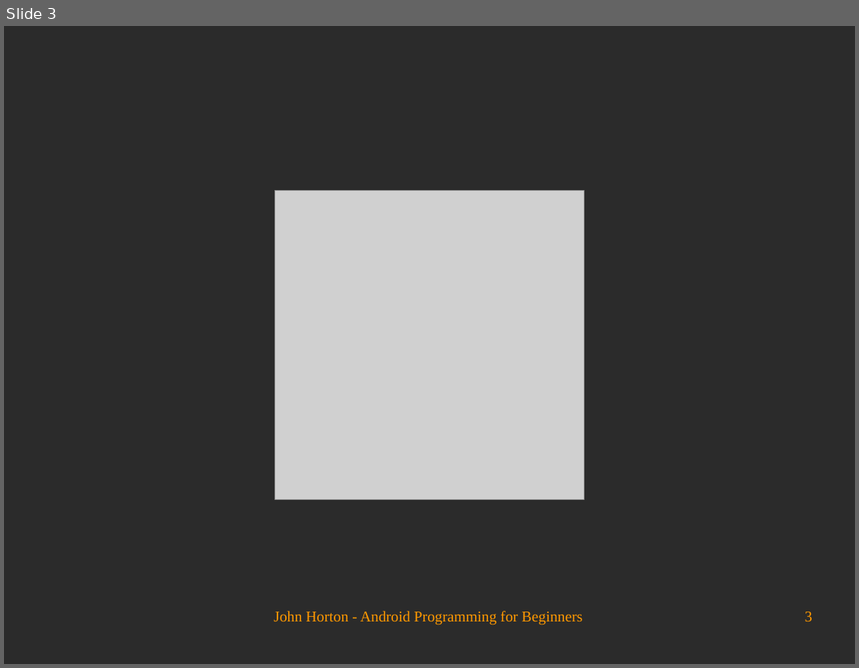
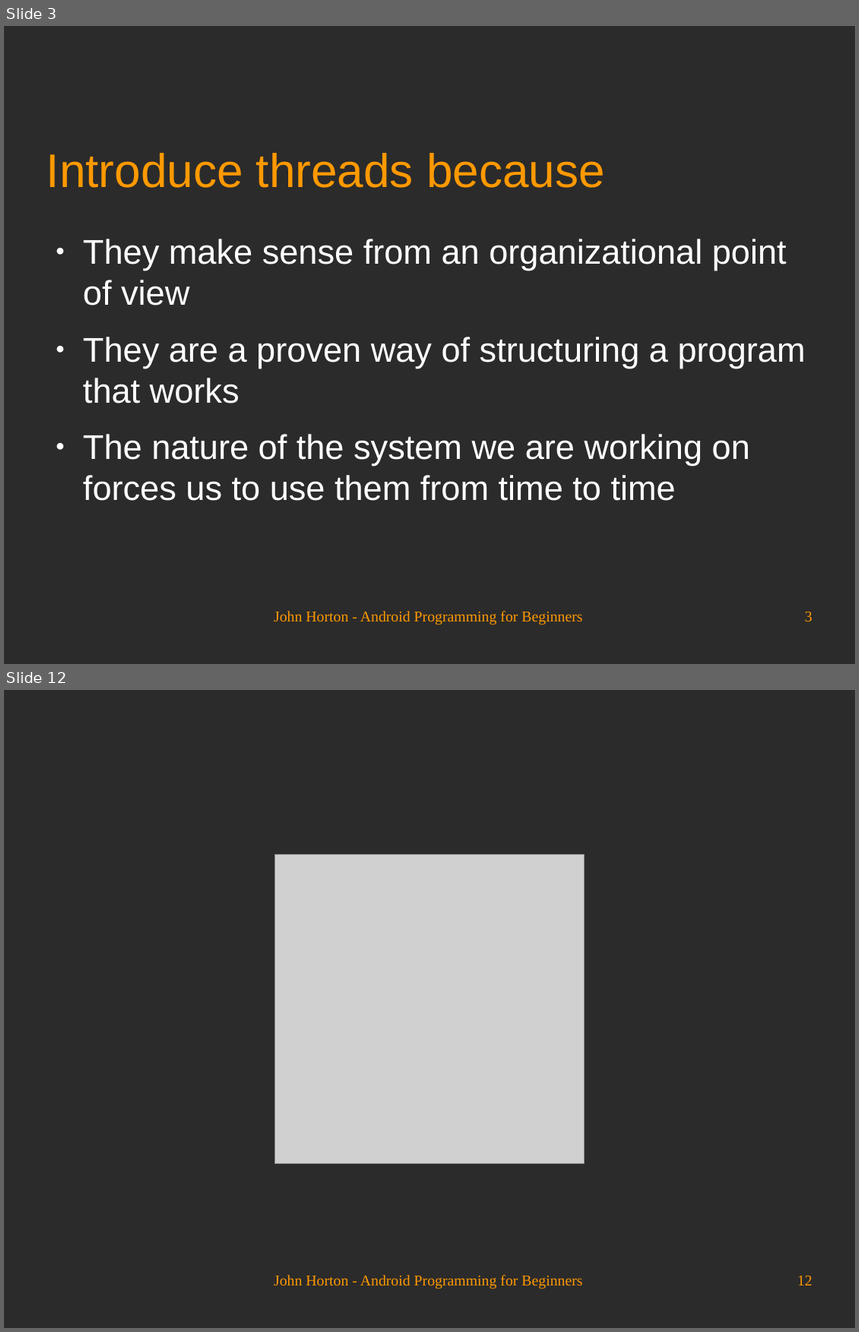
Before and after one commit to Academy-Soft-Intellect/Android-Programming-for-Beginners, a slide deck: 28_Threads_Touches_Drawing_and_a_Simple_Game.odp. Shown one above the other, each under a label of ours: slide 3 before the commit, slides 3 and 12 after it; the slides between them are not shown. The pictures are 859x668 and 859x1332 pixels, drawn with LibreOffice and Linux fonts; fonts in the diff are those of the drawing; grey boxes stand for pictures; background and template pictures are left out; a plain dark background stands for a picture behind light text. Boxes give left, top, right and bottom in pixels: in the first picture for what was removed or moved away, otherwise in the second. Text is boxed around its words. In the diff, an @@ line names an element or a change of style, - is before the commit and + after.

```diff
--- a/28_Threads_Touches_Drawing_and_a_Simple_Game.odp
+++ b/28_Threads_Touches_Drawing_and_a_Simple_Game.odp
@@ slide 3 added at [4, 26, 855, 664], background picture (left out) @@
@@ title added at [47, 153, 605, 188], 44 pt, text #FF9900 @@
+Introduce threads because
@@ text added at [83, 239, 806, 501], 32 pt, text #FFFFFF @@
+● They make sense from an organizational point of view
+● They are a proven way of structuring a program that works
+● The nature of the system we are working on forces us to use them from time to time
@@ text added at [274, 611, 582, 626], 14 pt, text #FF9900 @@
+John Horton - Android Programming for Beginners
@@ page number added at [805, 612, 813, 622], 14 pt, text #FF9900 @@
+3
@@ what was slide 3 is now slide 12 @@
@@ page number at [797, 1276, 813, 1286]: text changed @@
-3
+12
```
Also in this commit, not shown: 2 slides changed, 8 other slides added.
